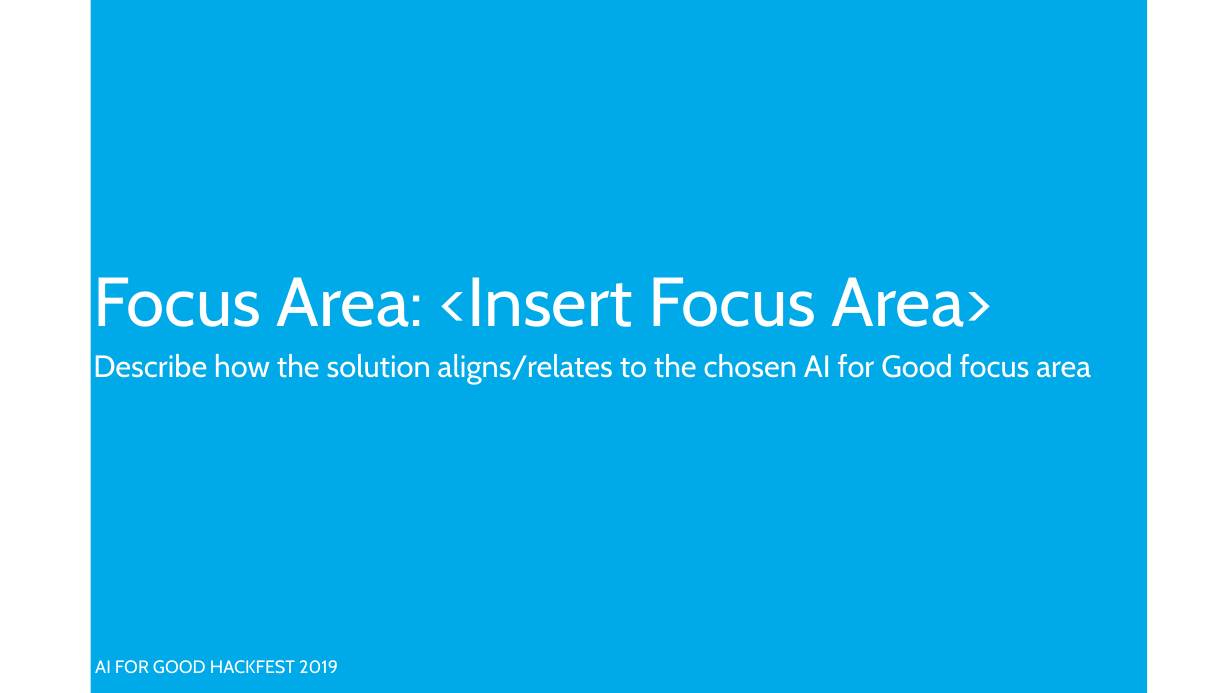
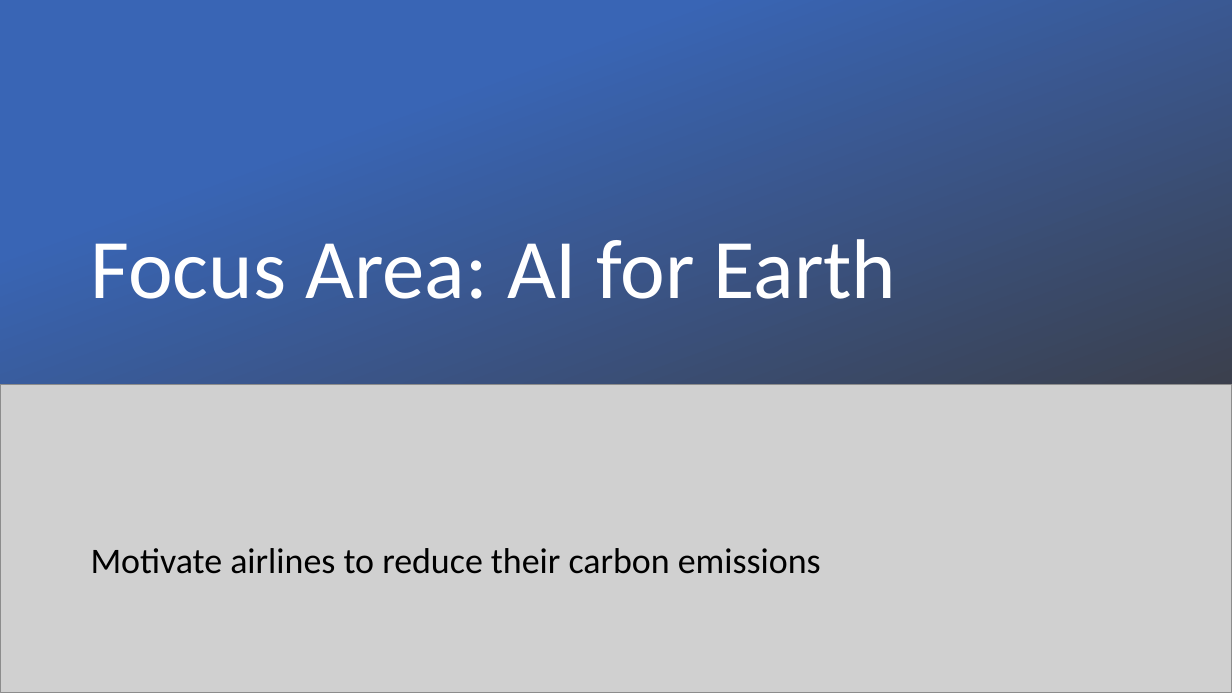
Before and after one commit to hannah-brydon/flight-climate, a slide deck: slide 2 of Hackfest-Presentation.pptx. Drawn at 1232x693 pixels with LibreOffice and Linux fonts; fonts in the diff are those of the drawing; grey boxes stand for pictures; background and template pictures are left out. Boxes give left, top, right and bottom in pixels: in the first picture for what was removed or moved away, otherwise in the second. Text is boxed around its words. In the diff, an @@ line names an element or a change of style, - is before the commit and + after.

Commit message:
Presentation finished

```diff
--- a/Hackfest-Presentation.pptx
+++ b/Hackfest-Presentation.pptx
@@ rectangle added at (0, 0, 1232, 563), fill gradient #3965B5 to #3B3838 @@
@@ title "Focus Area: AI for Earth" at (91, 239, 897, 299): vertical alignment bottom to middle @@
@@ title at (91, 239, 897, 299): text changed; size 54 to 66 pt; font Cabin to Calibri @@
-Focus Area: <Insert Focus Area>
+Focus Area: AI for Earth
@@ picture added at (0, 385, 1232, 693) @@
@@ text at (91, 548, 821, 574): text changed; size 24 to 28 pt; font Cabin to Calibri; text colour #FFFFFF to #000000 @@
-Describe how the solution aligns/relates to the chosen AI for Good focus area
+Motivate airlines to reduce their carbon emissions
```
Also in this commit, not shown: 1 other slide changed, 4 slides added, 4 slides removed, 1 other file.
